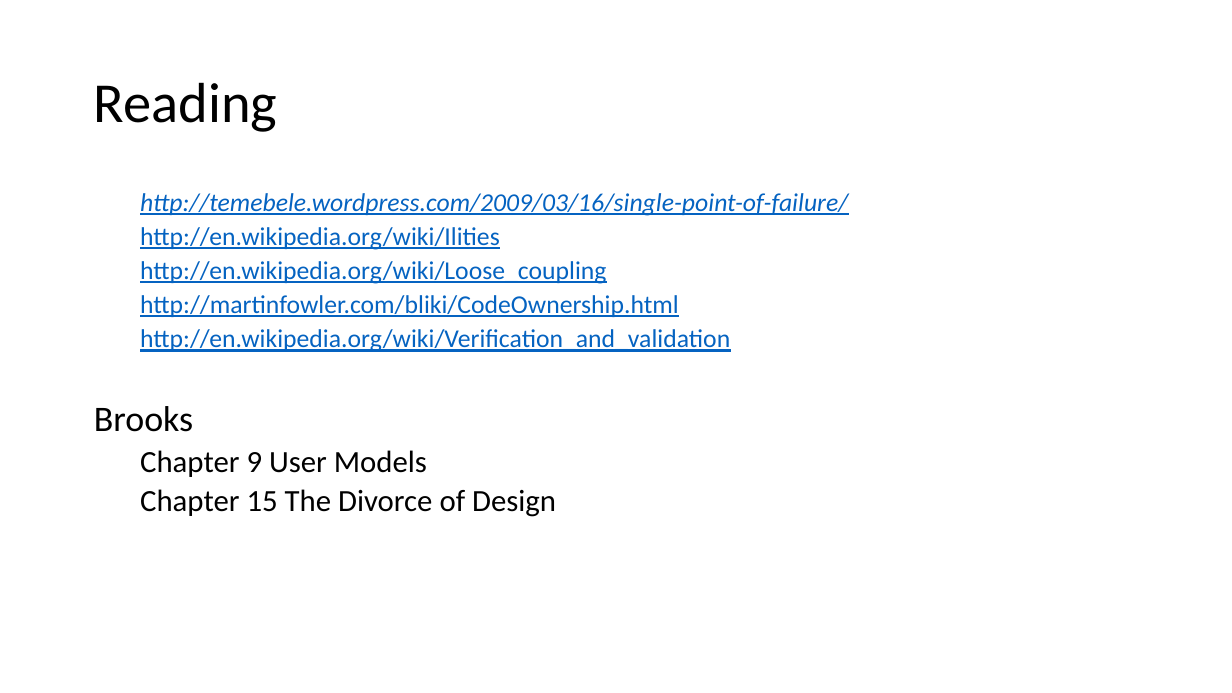
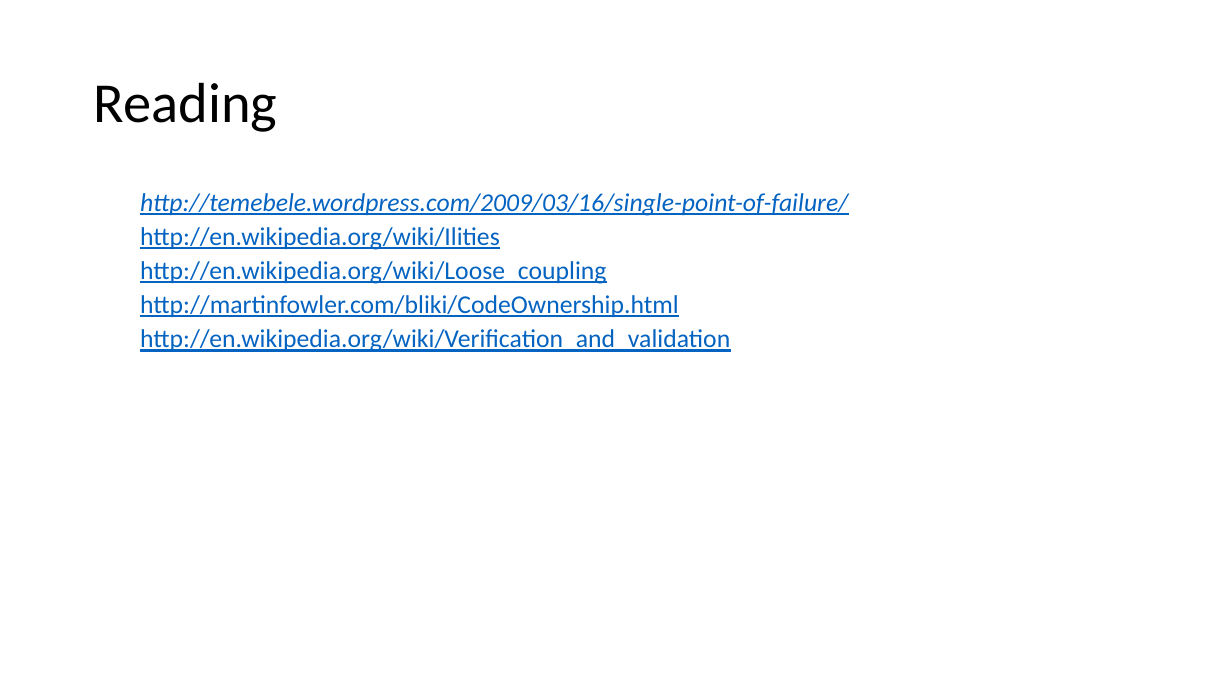
Before and after one commit to IrenaNiu/SU_CPSC_5200_20WQ, a slide deck: slide 22 of lectures/20WQ-03-03 Anti-patterns and topics in software architecture.pptx. Drawn at 1232x693 pixels with LibreOffice and Linux fonts; fonts in the diff are those of the drawing. Boxes give left, top, right and bottom in pixels: in the first picture for what was removed or moved away, otherwise in the second. Text is boxed around its words. In the diff, an @@ line names an element or a change of style, - is before the commit and + after.

```diff
--- a/lectures/20WQ-03-03 Anti-patterns and topics in software architecture.pptx
+++ b/lectures/20WQ-03-03 Anti-patterns and topics in software architecture.pptx
@@ text at box(94, 406, 556, 517): paragraphs removed @@
-Brooks
-  Chapter 9 User Models
-  Chapter 15 The Divorce of Design
```
Also in this commit, not shown: 1 other slide changed.
